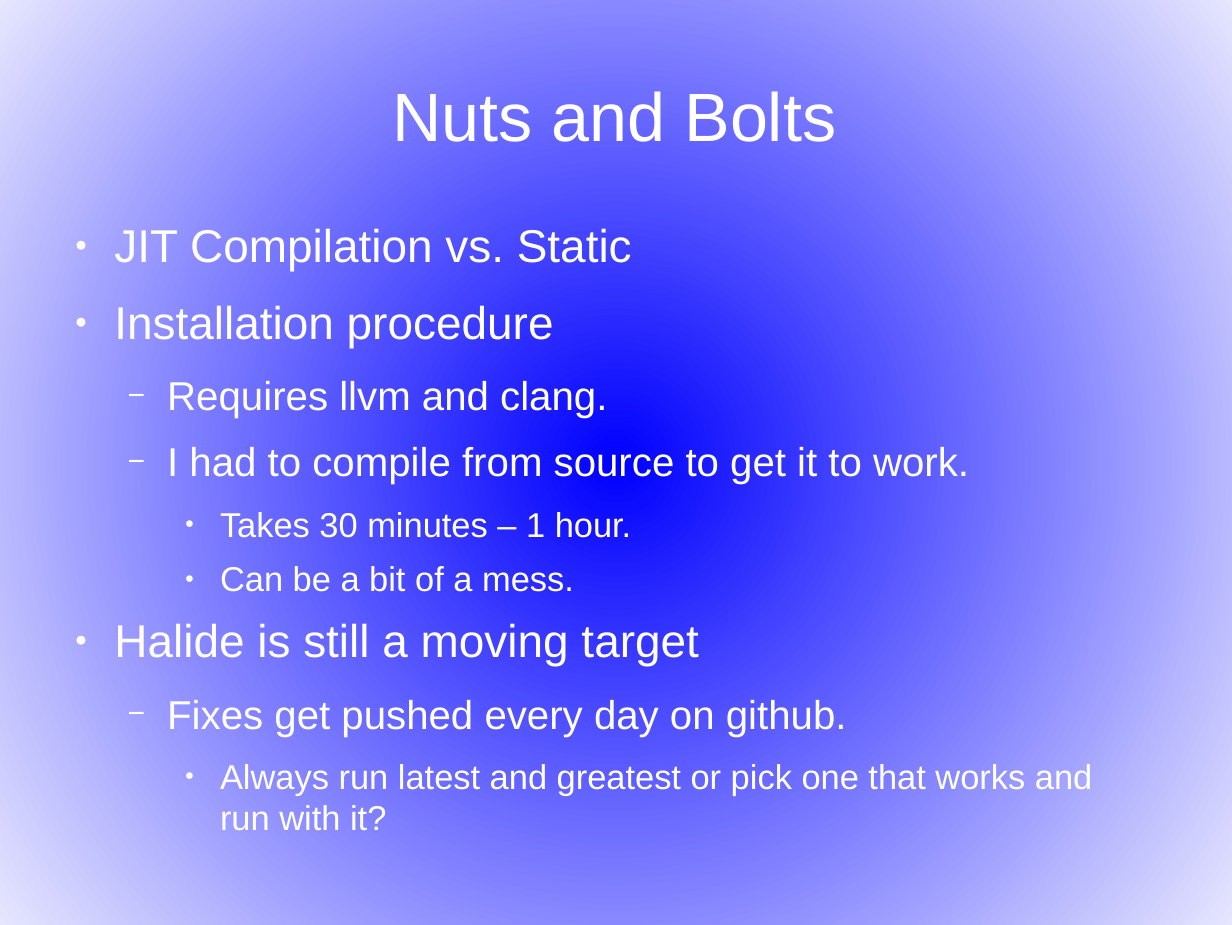
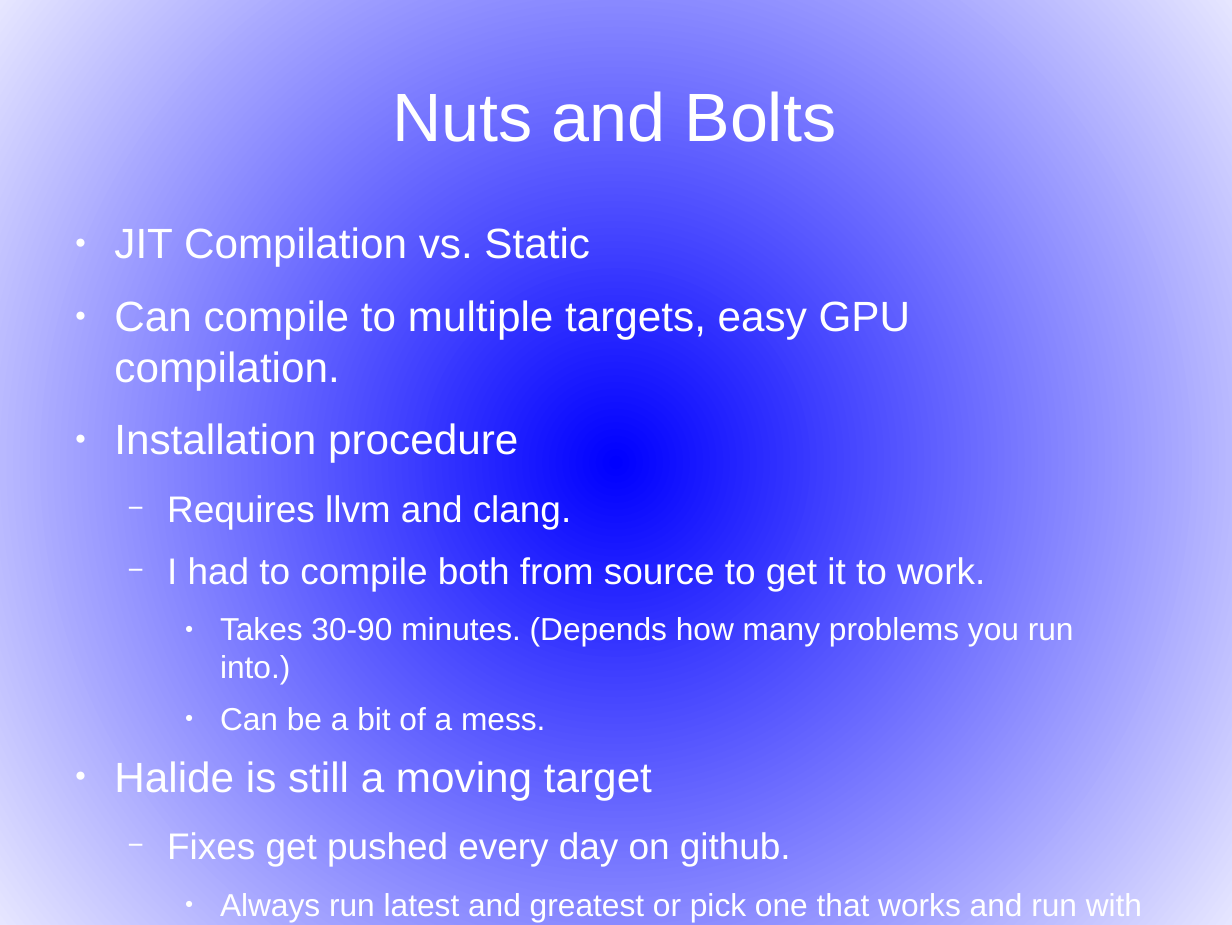
Before and after one commit to djohnkirby/PSC-Documents, a slide deck: slide 14 of Halide Presentation.odp (slide 10 before the commit). Drawn at 1232x925 pixels with LibreOffice and Linux fonts; fonts in the diff are those of the drawing. Boxes give left, top, right and bottom in pixels: in the first picture for what was removed or moved away, otherwise in the second. Text is boxed around its words. In the diff, an @@ line names an element or a change of style, - is before the commit and + after.

Commit message:
finished presentation?

```diff
--- a/Halide Presentation.odp
+++ b/Halide Presentation.odp
@@ text at (x1=114, y1=227, x2=1142, y2=921): size 29.6 to 27.2 pt in "JIT Compilation vs. Static", "Installation procedure", "Halide is still a moving target"; size 25.9 to 23.8 pt in "Requires llvm and clang.", "Fixes get pushed every day on github."; size 22.2 to 20.4 pt in "Can be a bit of a mess.", "Always run latest and greatest or pick ..." @@
@@ text at (x1=114, y1=300, x2=911, y2=390): paragraph added @@
+● Can compile to multiple targets, easy GPU compilation.
@@ text at (x1=167, y1=557, x2=1074, y2=684): text changed; size 25.9 to 20.4 pt @@
-  − I had to compile from source to get it to work.
-    ● Takes 30 minutes – 1 hour.
+  − I had to compile both from source to get it to work.
+    ● Takes 30-90 minutes. (Depends how many problems you run into.)
```
Also in this commit, not shown: 6 other slides changed, 7 slides added, 1 slide removed.
